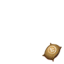
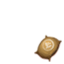
Layer changes from the first 64x64 image to the second:
painted on "fertilizer.png" over [34, 34, 62, 62]
